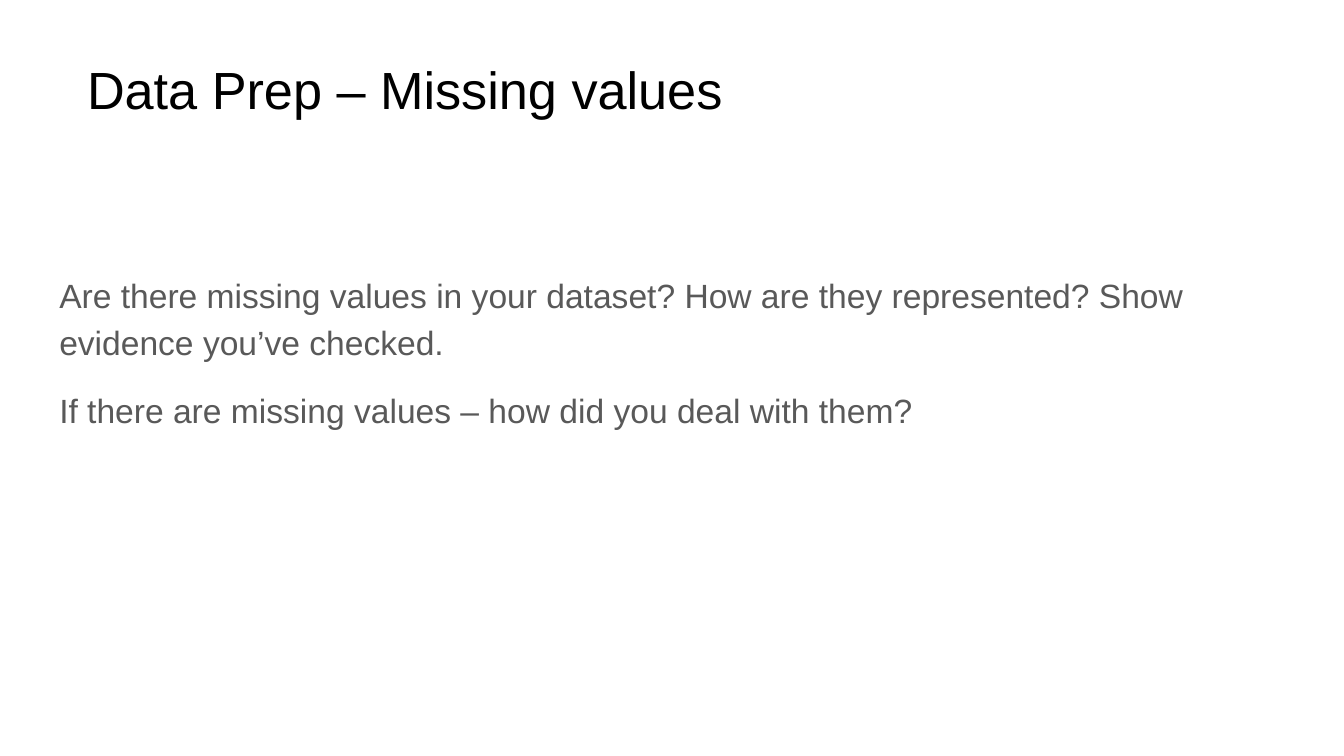
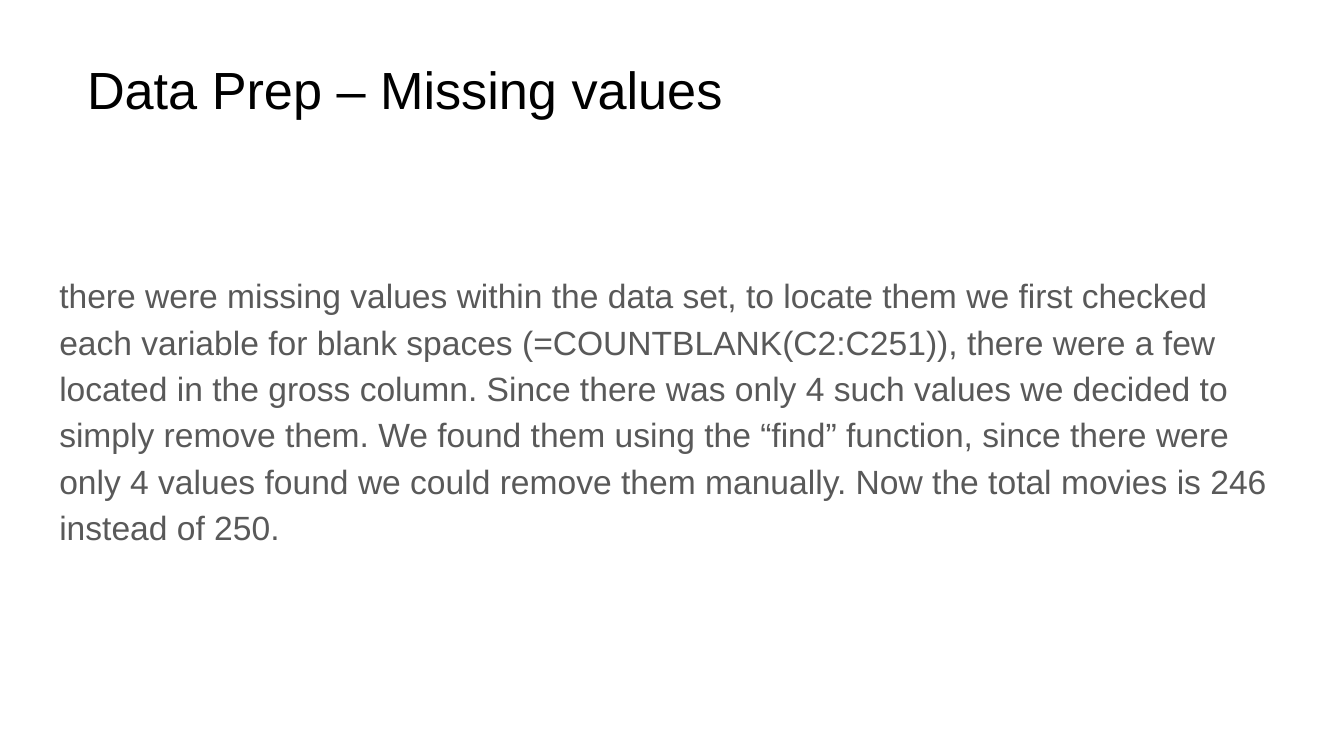
Before and after one commit to amelka800/Data-CA, a slide deck: slide 15 of Data Exploration CA Template 2026.pptx (slide 11 before the commit). Drawn at 1344x756 pixels with LibreOffice and Linux fonts; fonts in the diff are those of the drawing. Boxes give left, top, right and bottom in pixels: in the first picture for what was removed or moved away, otherwise in the second. Text is boxed around its words. In the diff, an @@ line names an element or a change of style, - is before the commit and + after.

```diff
--- a/Data Exploration CA Template 2026.pptx
+++ b/Data Exploration CA Template 2026.pptx
@@ text at <box>59,283,1266,541</box>: text changed @@
-Are there missing values in your dataset? How are they represented? Show evidence you’ve checked.
-If there are missing values – how did you deal with them?
+there were missing values within the data set, to locate them we first checked each variable for blank spaces (=COUNTBLANK(C2:C251)), there were a few located in the gross column. Since there was only 4 such values we decided to simply remove them. We found them using the “find” function, since there were only 4 values found we could remove them manually. Now the total movies is 246 instead of 250.
```
Also in this commit, not shown: 8 other slides changed, 8 slides added, 4 slides removed, 2 other files.
